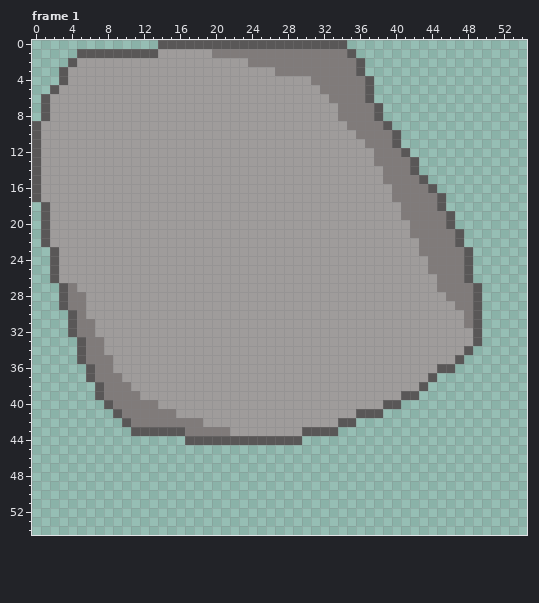
Pixel-art file: Assets/Rocks.aseprite. The first picture shows the starting point.
55x55 pixels, 5 frames. Shown: frame 1. The commit also changed other frames, which this record leaves out.
After:
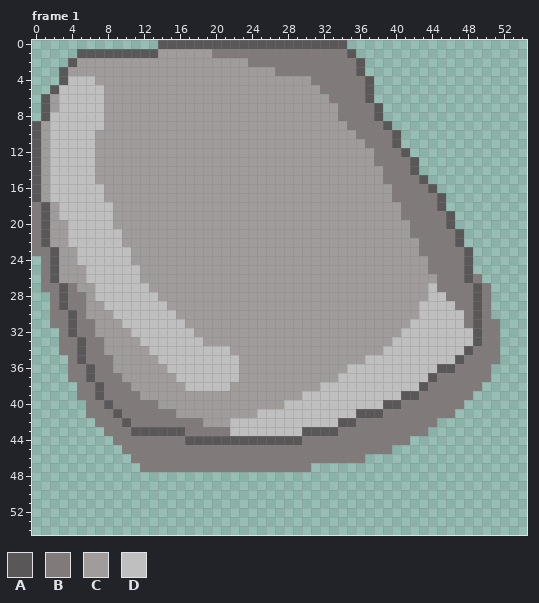
Palette (. is transparent): A #595757  B #807b7a  C #9f9c9b  D #bfbfbf
The edit:
layer "Layer 3" added
Changed rows in their new state; - is an unchanged pixel.
Frame 1, layers "Layer 1", "Layer 3":
first column x 0:
 4 ----DDD---------------------------------------------
 5 ---DDDDD--------------------------------------------
 6 ---DDDDD--------------------------------------------
 7 ---DDDDD--------------------------------------------
 8 --DDDDDD--------------------------------------------
 9 --DDDDDD--------------------------------------------
10 --DDDDD---------------------------------------------
11 --DDDDD---------------------------------------------
12 --DDDDD---------------------------------------------
13 --DDDDD---------------------------------------------
14 --DDDDD---------------------------------------------
15 --DDDDD---------------------------------------------
16 --DDDDDD--------------------------------------------
17 --DDDDDD--------------------------------------------
18 B--DDDDDD-------------------------------------------
19 B--DDDDDD-------------------------------------------
20 B---DDDDD-------------------------------------------
21 B---DDDDDD------------------------------------------
22 B---DDDDDD------------------------------------------
23 BB---DDDDDD-----------------------------------------
24 -B---DDDDDD-----------------------------------------
25 -B----DDDDDD----------------------------------------
26 -B----DDDDDD-------------------------------------B--
27 -BB----DDDDDD-------------------------------D-----B-
28 --B----DDDDDDD------------------------------DD----B-
29 --B-----DDDDDDD----------------------------DDDD---B-
30 --BB-----DDDDDDD---------------------------DDDDD--B-
31 --BB------DDDDDDD-------------------------DDDDDD--BB
32 ---B-------DDDDDDD-----------------------DDDDDDDD-BB
33 ---BB-------DDDDDDD---------------------DDDDDDDDD-BB
34 ---BB--------DDDDDDDDD-----------------DDDDDDDDD-BBB
35 ----B---------DDDDDDDDD--------------DDDDDDDDDD-BBBB
36 ----BB---------DDDDDDDD------------DDDDDDDDDD--BBBB-
37 ----BB----------DDDDDDD-----------DDDDDDDDDD-BBBBBB-
38 -----BB----------DDDDD----------DDDDDDDDDDD-BBBBBB--
39 -----BB-----------------------DDDDDDDDDDD--BBBBBB---
40 ------BB--------------------DDDDDDDDDDD--BBBBBBB----
41 ------BBB----------------DDDDDDDDDDD---BBBBBBBB-----
42 -------BBB------------DDDDDDDDDDDD--BBBBBBBBB-------
43 --------BBB-----------DDDDDDDD----BBBBBBBBBB--------
44 ---------BBBBBBBB-------------BBBBBBBBBBBB----------
45 ----------BBBBBBBBBBBBBBBBBBBBBBBBBBBBBB------------
46 -----------BBBBBBBBBBBBBBBBBBBBBBBBBB---------------
47 ------------BBBBBBBBBBBBBBBBBBB---------------------
Boxes around the changes in both pictures, in picture pixels (x1, y1, x2, y2):
changed: (32, 76, 500, 472)
